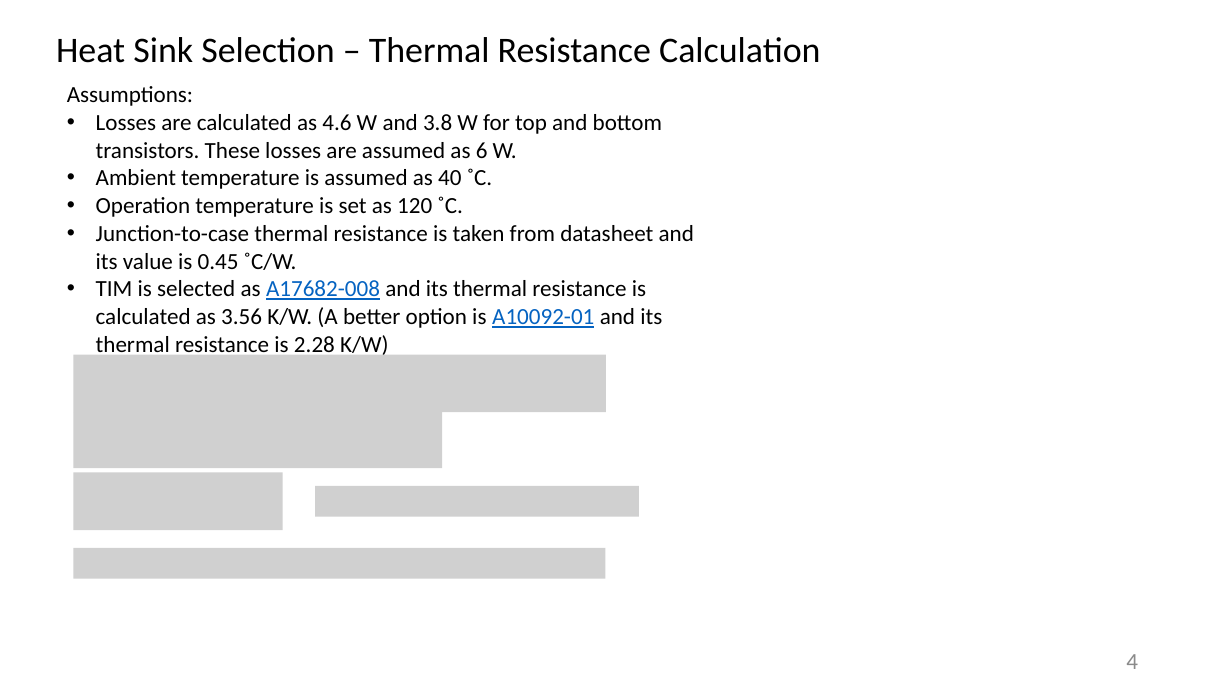
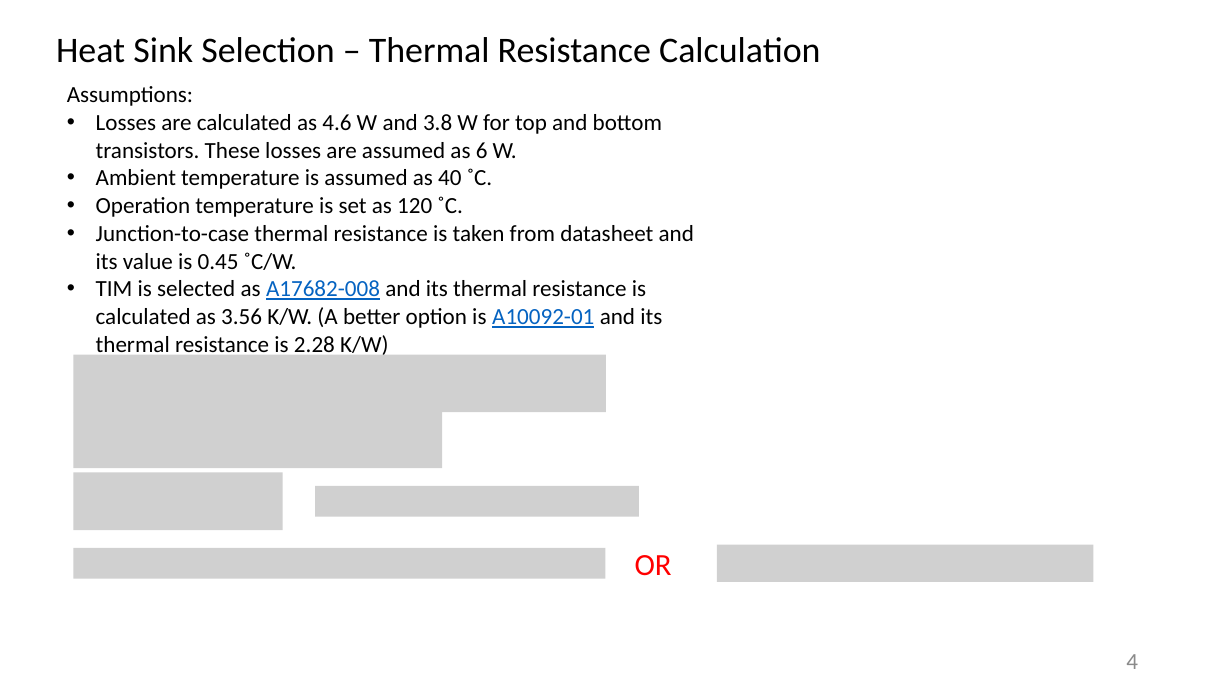
Before and after one commit to furkankarakaya/GaN-Studies, a slide deck: slide 4 of Weekly Reports/2019.09.18 - 2019.09.25 Report.pptx. Drawn at 1232x693 pixels with LibreOffice and Linux fonts; fonts in the diff are those of the drawing; grey boxes stand for pictures. Boxes give left, top, right and bottom in pixels: in the first picture for what was removed or moved away, otherwise in the second. Text is boxed around its words. In the diff, an @@ line names an element or a change of style, - is before the commit and + after.

```diff
--- a/Weekly Reports/2019.09.18 - 2019.09.25 Report.pptx
+++ b/Weekly Reports/2019.09.18 - 2019.09.25 Report.pptx
@@ text added at <box>635,555,672,576</box>, 24 pt, text #FF0000 @@
+OR
@@ picture added at <box>717,544,1094,581</box> @@
```
Also in this commit, not shown: 5 slides added, 1 slide removed, 3 other files.
